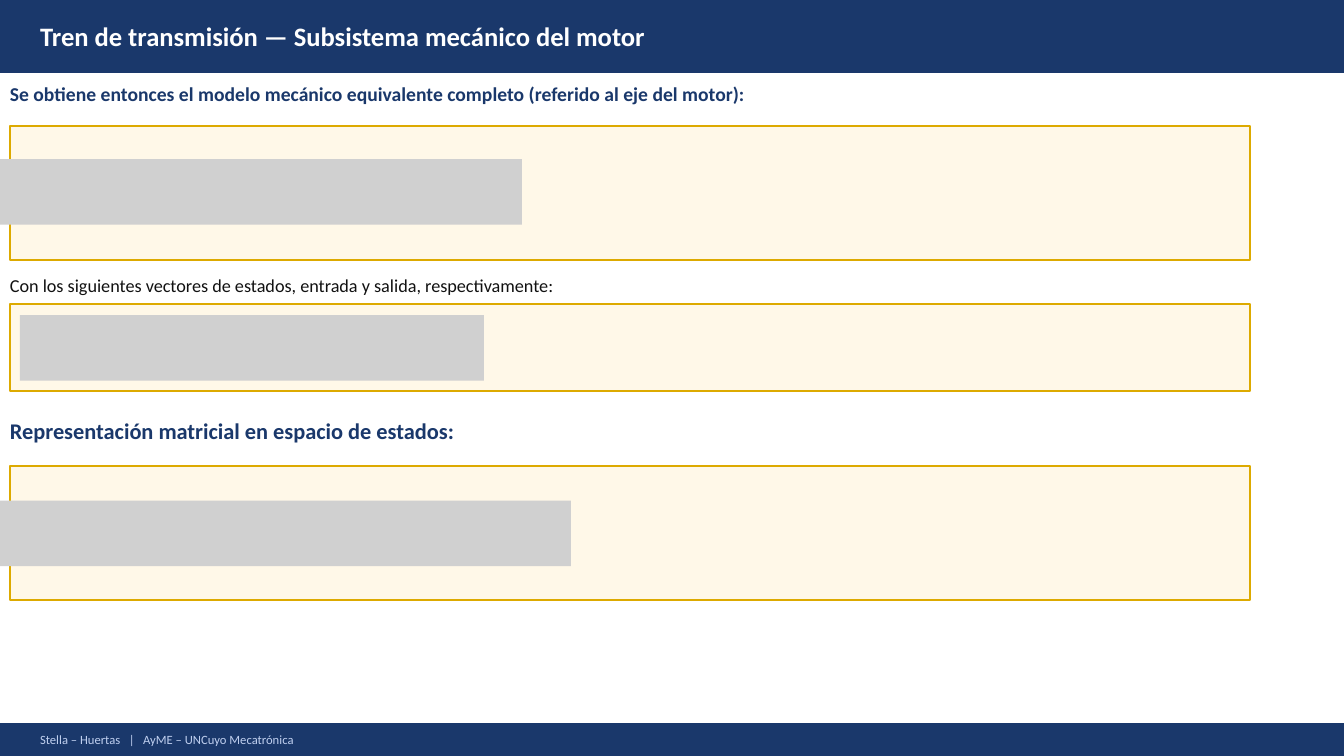
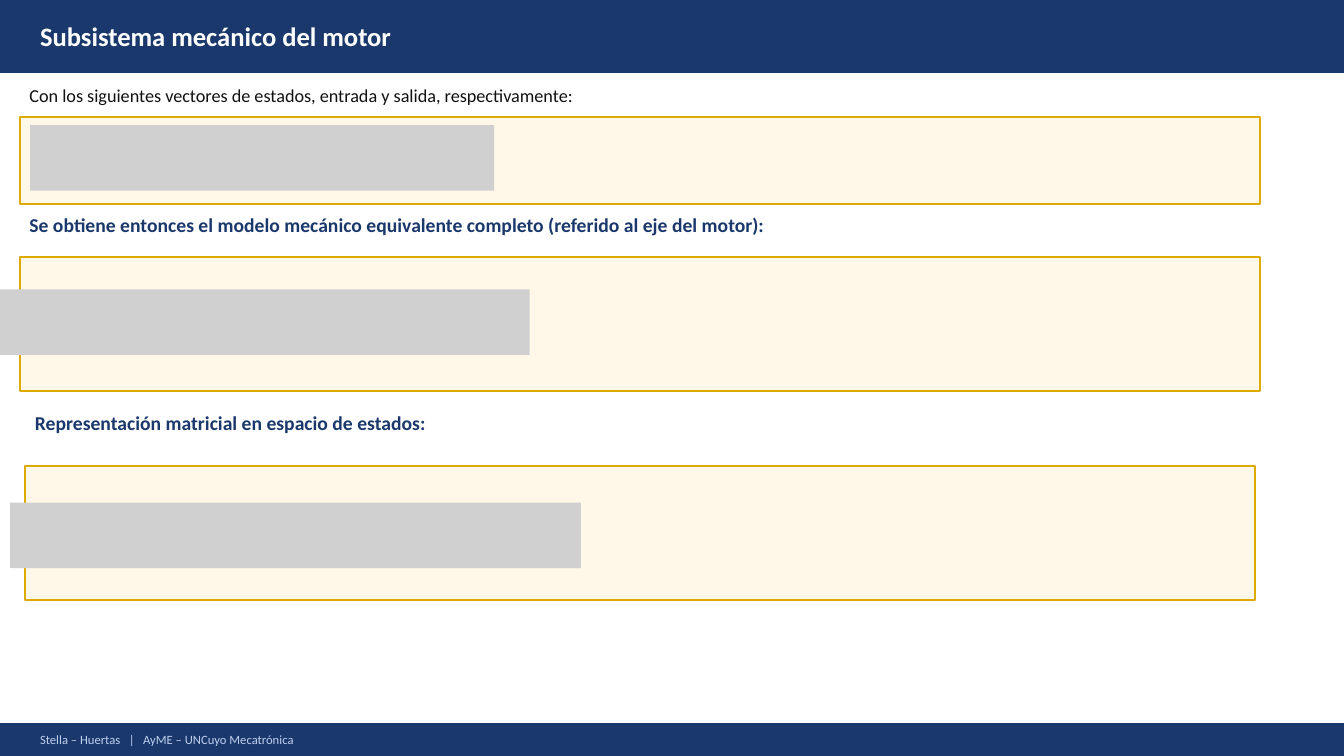
Before and after one commit to Juan-Stella/Automatica-y-maquinas-electricas-final, a slide deck: slide 9 of Presentación/AyME_Stella_Huertas_Presentacion1.pptx. Drawn at 1344x756 pixels with LibreOffice and Linux fonts; fonts in the diff are those of the drawing; grey boxes stand for pictures. Boxes give left, top, right and bottom in pixels: in the first picture for what was removed or moved away, otherwise in the second. Text is boxed around its words. In the diff, an @@ line names an element or a change of style, - is before the commit and + after.

```diff
--- a/Presentación/AyME_Stella_Huertas_Presentacion1.pptx
+++ b/Presentación/AyME_Stella_Huertas_Presentacion1.pptx
@@ text at bbox=[40, 27, 391, 47]: text changed @@
-Tren de transmisión — Subsistema mecánico del motor
+Subsistema mecánico del motor
@@ text "Con los siguientes vectores de ...": place and size @@
-text "Con los siguientes vectores de ..." at bbox=[10, 279, 553, 295]
+text "Con los siguientes vectores de ..." at bbox=[29, 89, 573, 105]
@@ rectangle: place and size @@
-rectangle at bbox=[10, 304, 1250, 392]
+rectangle at bbox=[20, 117, 1260, 205]
@@ picture added at bbox=[30, 125, 494, 191] @@
@@ picture removed at bbox=[0, 159, 521, 225] @@
@@ text "Se obtiene entonces el modelo ...": place and size @@
-text "Se obtiene entonces el modelo ..." at bbox=[10, 86, 744, 105]
+text "Se obtiene entonces el modelo ..." at bbox=[29, 217, 764, 236]
@@ rectangle: place and size @@
-rectangle at bbox=[10, 126, 1250, 260]
+rectangle at bbox=[20, 257, 1260, 391]
@@ picture added at bbox=[0, 289, 529, 355] @@
@@ picture removed at bbox=[20, 316, 484, 381] @@
@@ text "Representación matricial en espacio de ...": place and size @@
-text "Representación matricial en espacio de ..." at bbox=[10, 423, 453, 443]
+text "Representación matricial en espacio de ..." at bbox=[35, 416, 425, 433]
@@ text "Representación matricial en espacio de ..." at bbox=[35, 416, 425, 433]: size 16 to 14 pt @@
@@ rectangle: place and size @@
-rectangle at bbox=[10, 467, 1250, 601]
+rectangle at bbox=[25, 467, 1255, 601]
@@ picture: place and size @@
-picture at bbox=[0, 501, 571, 567]
+picture at bbox=[10, 503, 581, 569]
```
Also in this commit, not shown: 2 other files.
